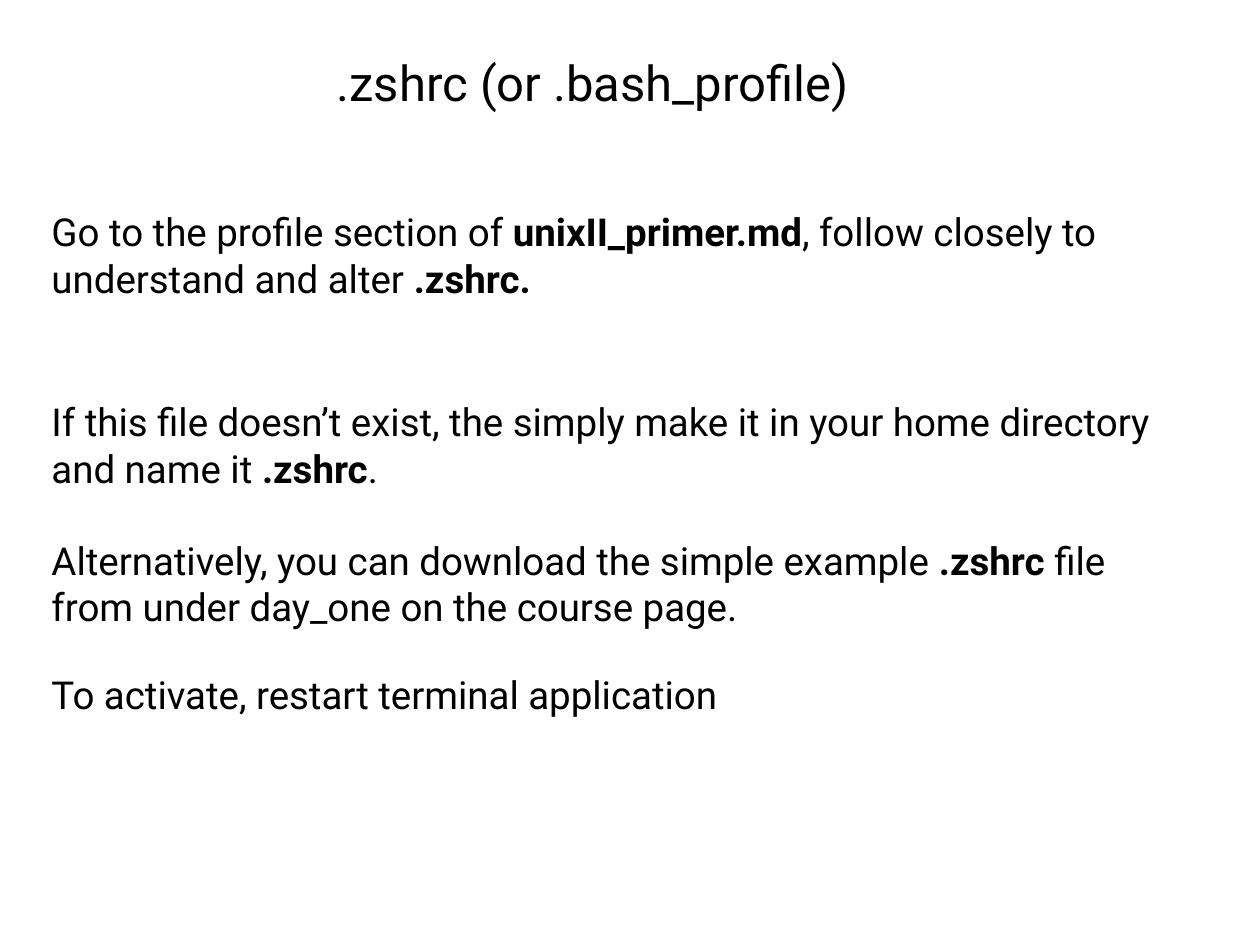
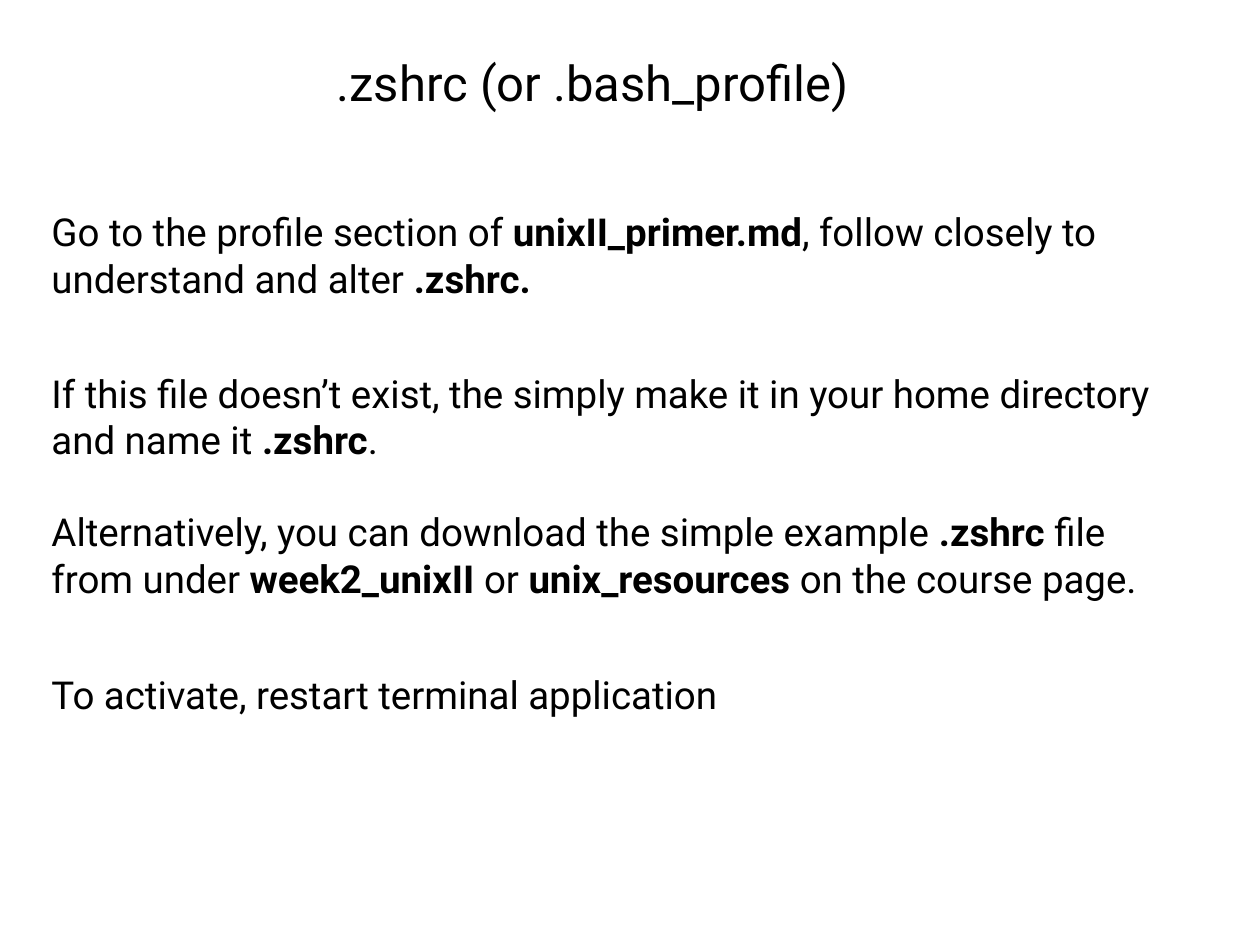
Before and after one commit to tparchman/F22_BIOL792_coursepage, a slide deck: slide 7 of week2_UnixII/week2.pptx. Drawn at 1260x945 pixels with LibreOffice and Linux fonts; fonts in the diff are those of the drawing. Boxes give left, top, right and bottom in pixels: in the first picture for what was removed or moved away, otherwise in the second. Text is boxed around its words. In the diff, an @@ line names an element or a change of style, - is before the commit and + after.

```diff
--- a/week2_UnixII/week2.pptx
+++ b/week2_UnixII/week2.pptx
@@ text "If this file doesn’t exist, ...": place and size @@
-text "If this file doesn’t exist, ..." at [51, 406, 1150, 630]
+text "If this file doesn’t exist, ..." at [51, 378, 1150, 601]
@@ text at [51, 516, 1136, 601]: text changed @@
-Alternatively, you can download the simple example .zshrc file from under day_one on the course page.
+Alternatively, you can download the simple example .zshrc file from under week2_unixII or unix_resources on the course page.
```
Also in this commit, not shown: 5 other slides changed.
